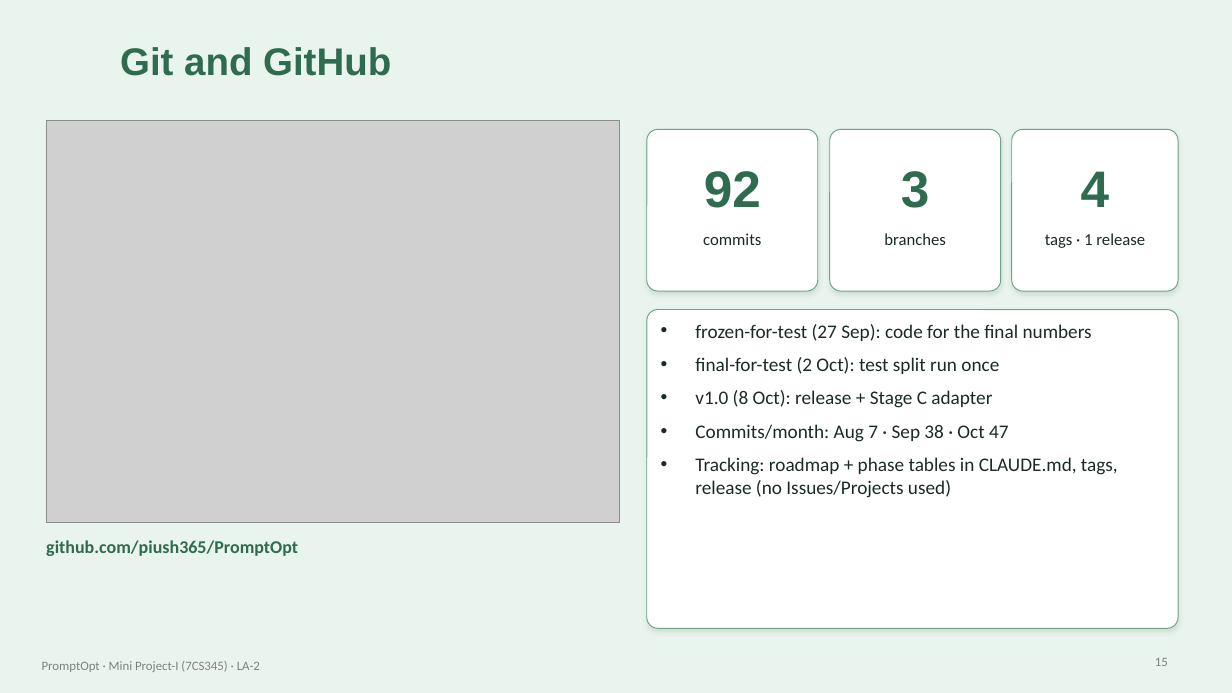
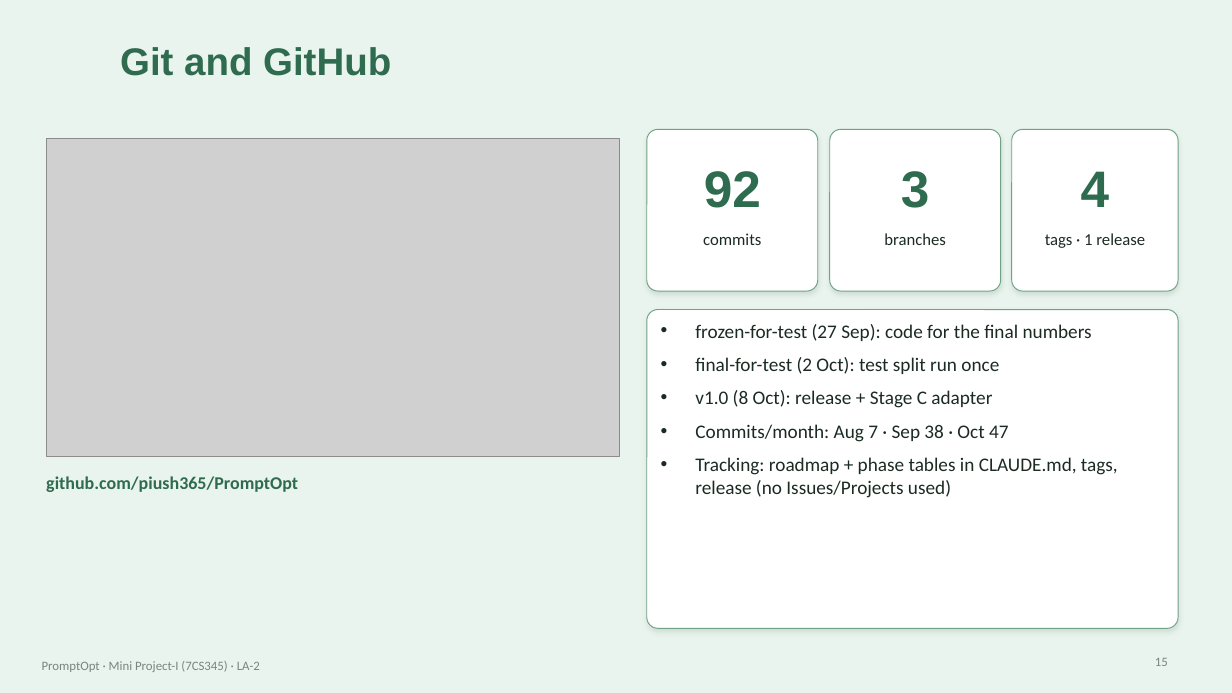
Before and after one commit to piush365/PromptOpt, a slide deck: slide 15 of deliverables/LA2/LA2_PromptOpt.pptx. Drawn at 1232x693 pixels with LibreOffice and Linux fonts; fonts in the diff are those of the drawing; grey boxes stand for pictures; background and template pictures are left out. Boxes give left, top, right and bottom in pixels: in the first picture for what was removed or moved away, otherwise in the second. Text is boxed around its words. In the diff, an @@ line names an element or a change of style, - is before the commit and + after.

```diff
--- a/deliverables/LA2/LA2_PromptOpt.pptx
+++ b/deliverables/LA2/LA2_PromptOpt.pptx
@@ picture: place and size @@
-picture at [46,120,619,523]
+picture at [46,139,619,457]
@@ text "github.com/piush365/PromptOpt": place and size @@
-text "github.com/piush365/PromptOpt" at [46,540,298,556]
+text "github.com/piush365/PromptOpt" at [46,476,298,492]
```
Also in this commit, not shown: 5 other files.
